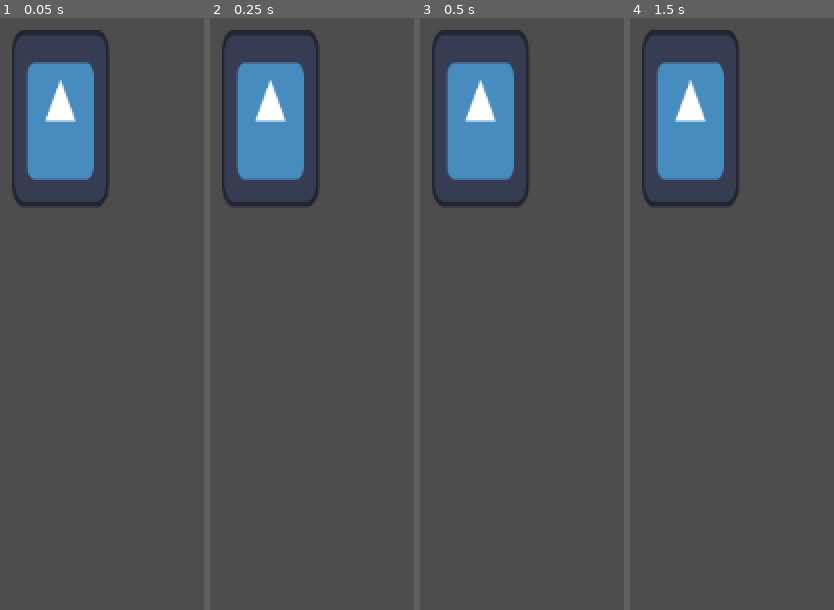
Above: before the commit, frames 1-4 (left to right).
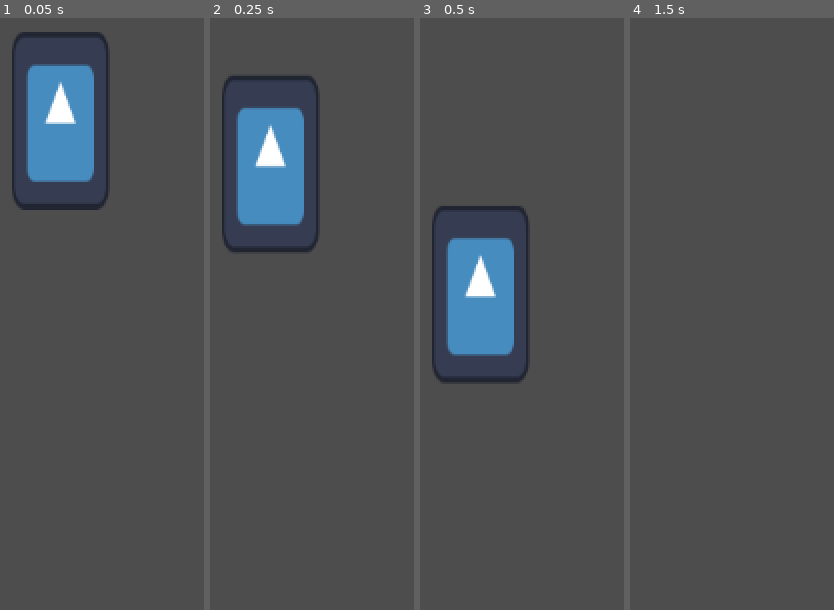
Above: after the commit, the same moments.

Repository: avalynnw/cryptic_dreams
Game: Godot game, scene res://scenes/world.tscn
The game is run twice, just before and just after one commit, with the same random seed, the same clock (stepped at 60 frames per second) and the same inputs. The engine's default icon, where the game draws it, is replaced by a stand-in: a white triangle on a blue panel in a dark square.
Inputs:
- Up to frame 1 (0.05 s): no input
- Up to frame 2 (0.25 s): no input
- Up to frame 3 (0.5 s): no input
- Up to frame 4 (1.5 s): tap Enter (ui_accept) at 0.5, 0.6, 0.77, 1.07, 1.25, 1.35 s; hold D (move_right, bound only after the commit) from 0.53 s (still down)

The runs differ from the first frame. In frame 1, 1.0% of the frame differs, in the area x 7-51%, y 2-33%; in frame 2, 7.8%; in frame 3, 16%, in the area x 5-53%, y 2-62%; in frame 4, 8.3%.

Commit message:
Added player movement

Diff:
--- a/project.godot
+++ b/project.godot
@@ -15,6 +15,29 @@
 config/features=PackedStringArray("4.2", "GL Compatibility")
 config/icon="res://icon.svg"
 
+[editor]
+
+version_control/plugin_name="GitPlugin"
+version_control/autoload_on_startup=true
+
+[input]
+
+move_left={
+"deadzone": 0.5,
+"events": [Object(InputEventKey,"resource_local_to_scene":false,"resource_name":"","device":-1,"window_id":0,"alt_pressed":false,"shift_pressed":false,"ctrl_pressed":false,"meta_pressed":false,"pressed":false,"keycode":0,"physical_keycode":65,"key_label":0,"unicode":97,"echo":false,"script":null)
+]
+}
+move_right={
+"deadzone": 0.5,
+"events": [Object(InputEventKey,"resource_local_to_scene":false,"resource_name":"","device":-1,"window_id":0,"alt_pressed":false,"shift_pressed":false,"ctrl_pressed":false,"meta_pressed":false,"pressed":false,"keycode":0,"physical_keycode":68,"key_label":0,"unicode":100,"echo":false,"script":null)
+]
+}
+jump={
+"deadzone": 0.5,
+"events": [Object(InputEventKey,"resource_local_to_scene":false,"resource_name":"","device":-1,"window_id":0,"alt_pressed":false,"shift_pressed":false,"ctrl_pressed":false,"meta_pressed":false,"pressed":false,"keycode":0,"physical_keycode":32,"key_label":0,"unicode":32,"echo":false,"script":null)
+]
+}
+
 [rendering]
 
 renderer/rendering_method="gl_compatibility"
--- a/scenes/player.tscn
+++ b/scenes/player.tscn
@@ -1,5 +1,6 @@
-[gd_scene load_steps=3 format=3 uid="uid://ca23sogv3emw8"]
+[gd_scene load_steps=4 format=3 uid="uid://ca23sogv3emw8"]
 
+[ext_resource type="Script" path="res://scripts/player.gd" id="1_q7117"]
 [ext_resource type="Texture2D" uid="uid://b3pols56ga5b5" path="res://icon.svg" id="1_w22sb"]
 
 [sub_resource type="CapsuleShape2D" id="CapsuleShape2D_bnp31"]
@@ -7,6 +8,7 @@
 height = 126.0
 
 [node name="Player" type="CharacterBody2D"]
+script = ExtResource("1_q7117")
 
 [node name="Sprite2D" type="Sprite2D" parent="."]
 position = Vector2(0, -64)
--- /dev/null
+++ b/scripts/player.gd
@@ -0,0 +1,28 @@
+extends CharacterBody2D
+
+
+const SPEED = 300.0
+const JUMP_VELOCITY = -400.0
+
+# Get the gravity from the project settings to be synced with RigidBody nodes.
+var gravity = ProjectSettings.get_setting("physics/2d/default_gravity")
+
+
+func _physics_process(delta):
+	# Add the gravity.
+	if not is_on_floor():
+		velocity.y += gravity * delta
+
+	# Handle jump.
+	if Input.is_action_just_pressed("ui_accept") and is_on_floor():
+		velocity.y = JUMP_VELOCITY
+
+	# Get the input direction and handle the movement/deceleration.d
+	# As good practice, you should replace UI actions with custom gameplay actions.
+	var horizontal_direction = Input.get_axis("move_left", "move_right")
+	if horizontal_direction:
+		velocity.x = horizontal_direction * SPEED
+	else:
+		velocity.x = move_toward(velocity.x, 0, SPEED)
+
+	move_and_slide()
Not shown, changed: .gitignore
